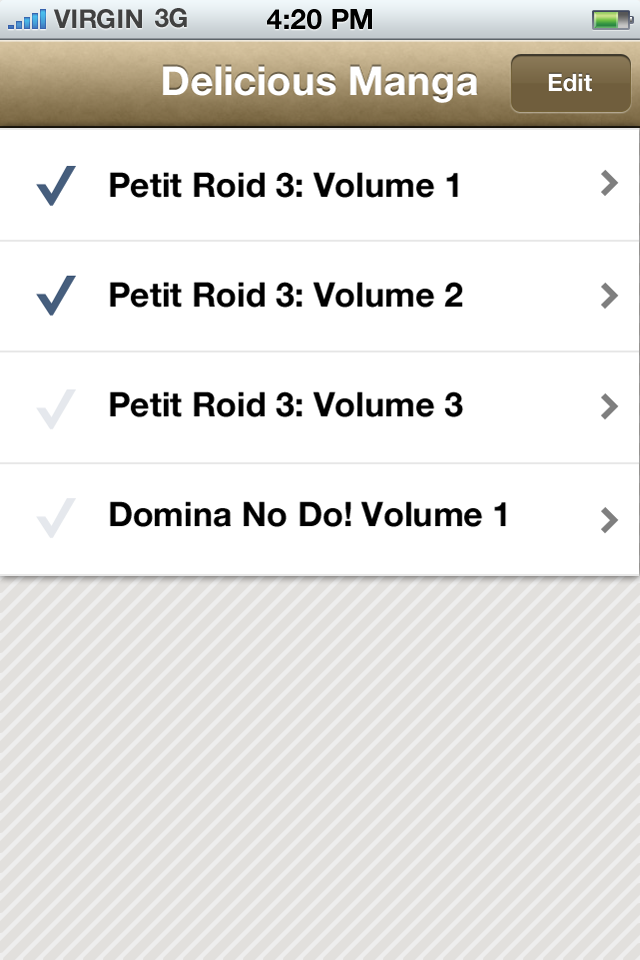
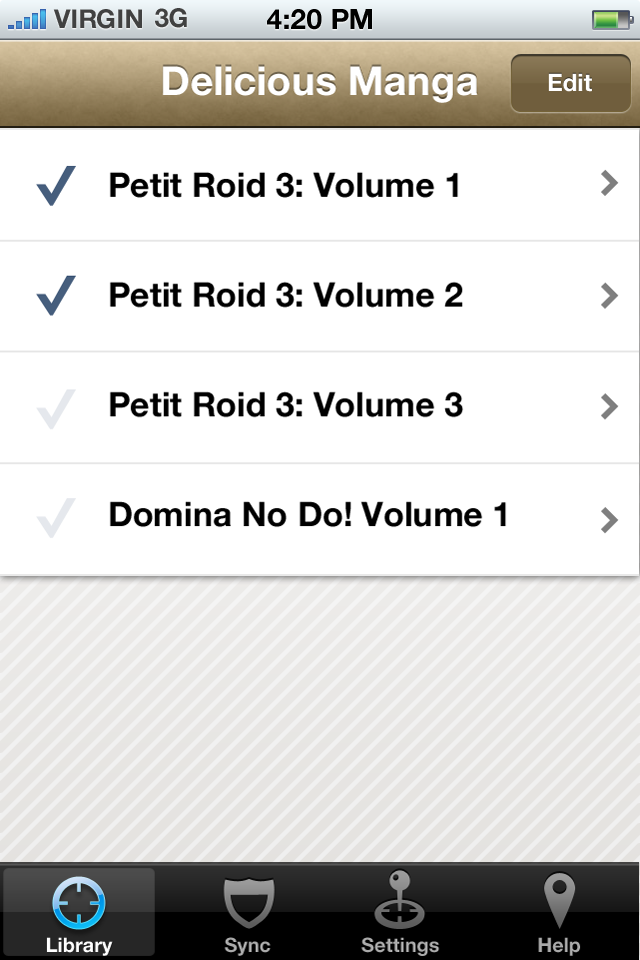
Layer changes from the first 640×960 image to the second:
renamed "Bar (Grey-Blue)" to "NavBar", moved it above "Manga List" over <box>0,120,640,128</box>
added layer "tab bar" above "No list notice" over <box>0,862,640,960</box>
added layer "Gradient Fill 1" above "Layer 1" over <box>0,0,640,957</box>
